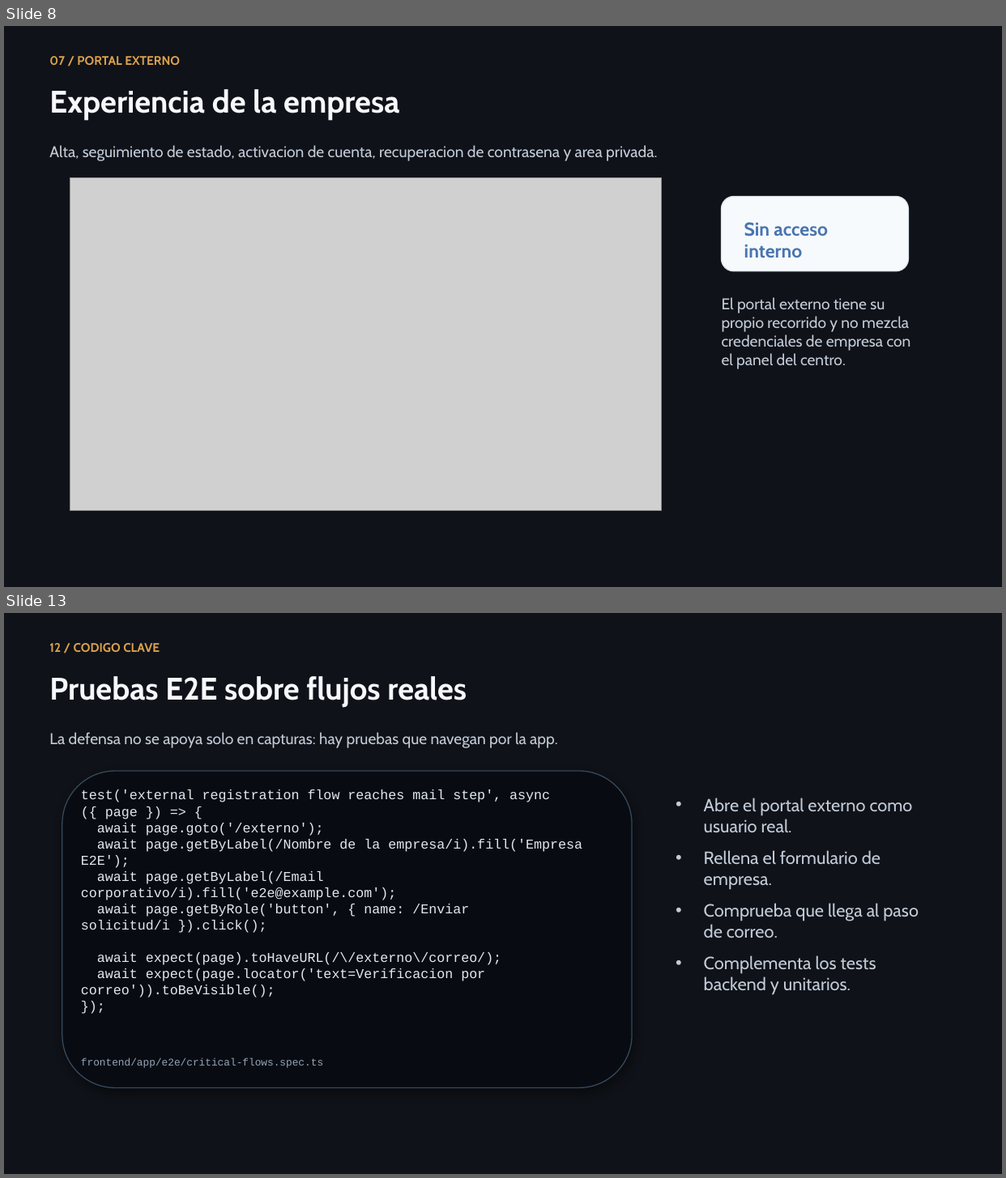
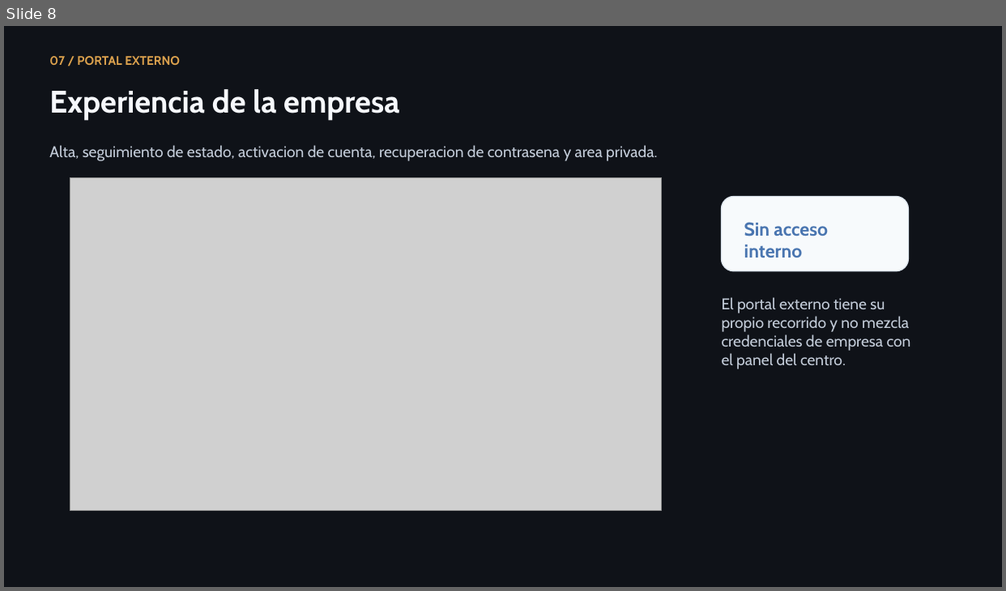
Before and after one commit to lmendez861/TFG-Agora, a slide deck: docs/presentacion-defensa-final.pptx. Shown one above the other, each under a label of ours: slides 8 and 13 before the commit, slide 8 after it; the slides between them are not shown. The pictures are 1006x1178 and 1006x591 pixels, drawn with LibreOffice and Linux fonts; fonts in the diff are those of the drawing; grey boxes stand for pictures. Boxes give left, top, right and bottom in pixels: in the first picture for what was removed or moved away, otherwise in the second. Text is boxed around its words. In the diff, an @@ line names an element or a change of style, - is before the commit and + after.

```diff
--- a/docs/presentacion-defensa-final.pptx
+++ b/docs/presentacion-defensa-final.pptx
@@ slide 13 removed at (x1=4, y1=613, x2=1002, y2=1174), background #0F1218 @@
@@ text removed at (x1=49, y1=643, x2=160, y2=652) @@
-12 / CODIGO CLAVE
@@ text removed at (x1=49, y1=676, x2=467, y2=708) @@
-Pruebas E2E sobre flujos reales
@@ text removed at (x1=49, y1=732, x2=558, y2=748) @@
-La defensa no se apoya solo en capturas: hay pruebas que navegan por la app.
@@ rounded rectangle removed at (x1=62, y1=771, x2=632, y2=1088) @@
@@ text removed at (x1=81, y1=790, x2=582, y2=998) @@
-test('external registration flow reaches mail step', async ({ page }) => {
-await page.goto('/externo');
-await page.getByLabel(/Nombre de la empresa/i).fill('Empresa E2E');
-await page.getByLabel(/Email corporativo/i).fill('e2e@example.com');
-await page.getByRole('button', { name: /Enviar solicitud/i }).click();
-await expect(page).toHaveURL(/\/externo\/correo/);
-await expect(page.locator('text=Verificacion por correo')).toBeVisible();
-});
@@ text removed at (x1=704, y1=798, x2=918, y2=995) @@
-• Abre el portal externo como usuario real.
-• Rellena el formulario de empresa.
-• Comprueba que llega al paso de correo.
-• Complementa los tests backend y unitarios.
@@ text removed at (x1=81, y1=1059, x2=323, y2=1068) @@
-frontend/app/e2e/critical-flows.spec.ts
```
Also in this commit, not shown: 4 slides changed, 8 slides added, 6 other slides removed, 20 other files.
